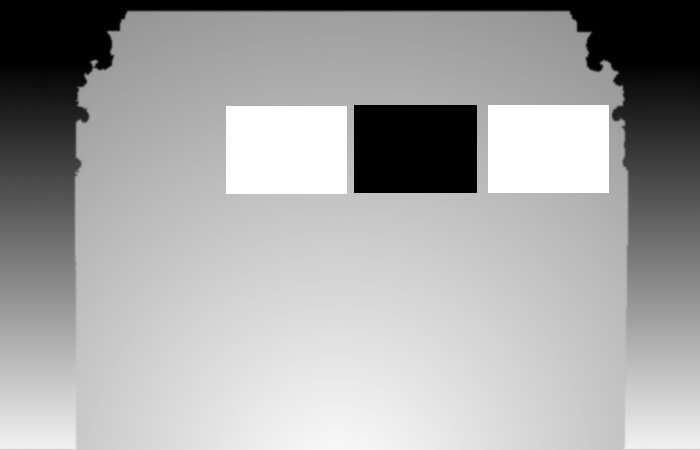
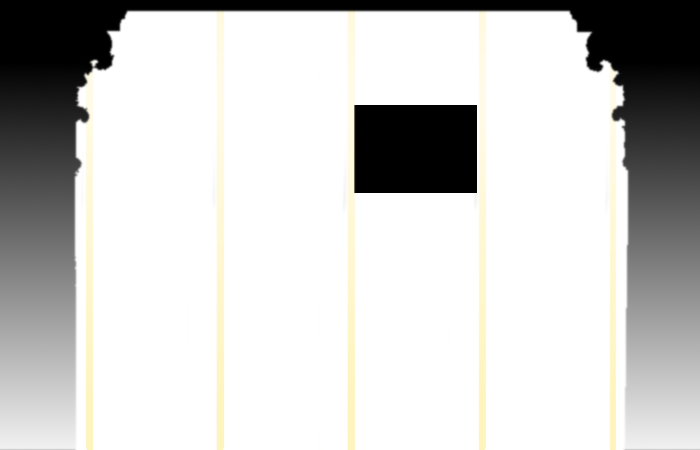
The second (700, 450) image is a revision of the first. Changes to its layers:
showed "grid" over [73, 9, 619, 450]
hid "Layer" over [73, 9, 630, 450]
